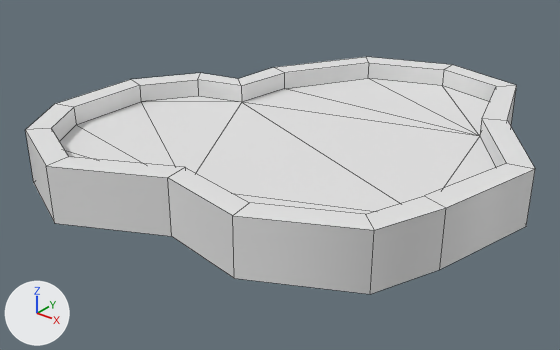
Two versions of the FBX model Assets/Meshes/Functionality/mesh_KitchenPotatoAttacher.fbx, one commit apart.
The view is the same before and after, from a 50 mm camera at (0.1139, -0.1463, 0.083) aimed at (-0.0024, -0.001, -0.0071). The axes (+X, +Y, +Z) are drawn at lower left. The lights are the same throughout. Mesh edges are drawn as thin lines. Where no turn or scale is listed for an object, it has been applied to the vertices. Vertices at the same position are counted once.

The scene before the commit, as lines of its bpy script (objects in view):
```python
me_plane_003 = bpy.data.meshes.new('Plane.003')
me_plane_003.from_pydata(...)  # 64 vertices, 62 faces; spans x -0.0577..0.0602, y -0.0553..0.0691, z -0.0064..0.0084
me_plane_003.materials.append(mat_mat_attacher)  # white #e7e7e7
ob_tatertacher = bpy.data.objects.new('TaterTacher', me_plane_003)
ob_tatertacher.location = (0.0, 0.0, 0.0)
```
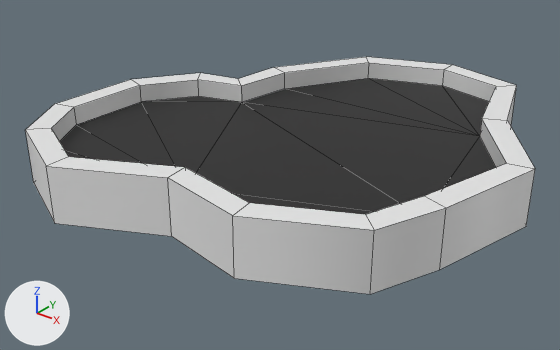
Boxes (x1, y1, x2, y2) around the edits, measured in the pictures (560 x 350 px):
part 1 of me_plane_003, recoloured (white to black)
    both: (60, 78, 496, 214)

The edits, one by one:
Material 'mat_AttacherInside' (mat_mat_attacherinside) is new.
Its base color is (0.0134, 0.0134, 0.0134) (black #1f1f1f).
me_plane_003 has 64 vertices, 62 faces and spans x -0.0577..0.0602, y -0.0553..0.0691, z -0.0064..0.0084.
me_plane_003 is used by ob_tatertacher; location (0.0, 0.0, 0.0).
me_plane_003 part 1: all 14 faces centred in x -0.0402..0.0463, y -0.042..0.0514, z 0.0033 switch from mat_mat_attacher (white #e7e7e7) to mat_mat_attacherinside (black #1f1f1f).
